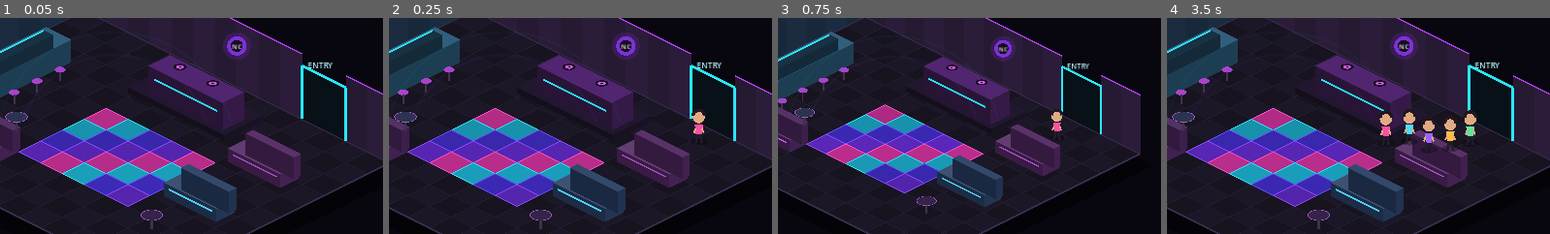
Above: before the commit, frames 1-4 (left to right).
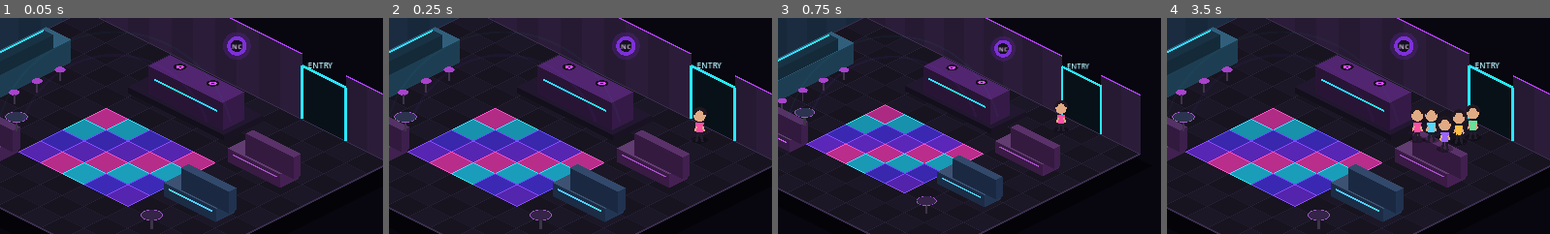
Above: after the commit, the same moments.

Repository: 22crob/Nightclub-City
Game: Godot game, scene res://scenes/main.tscn
Same seed, same stepped clock (60 frames per second), same inputs: the game is played once before the commit and once after it.
Inputs:
- Up to frame 1 (0.05 s): no input
- Up to frame 2 (0.25 s): no input
- Up to frame 3 (0.75 s): click "−" at 0.5 s
- Up to frame 4 (3.5 s): click "+" at 1.25 s; click "DESIGN" at 2 s; click "×" at 2.75 s
The pictures show only the part of the screen within x 34-84%, y 37-87%; the shares and areas given below are measured in that part.

Frame 1 is identical in both runs. In frame 2, 0.1% of the frame differs, in the area x 78-83%, y 42-54%; in frame 3, 0.4%; in frame 4, 2.1%, in the area x 55-82%, y 40-62%.

Commit message:
Add collision-aware tile pathfinding for guests

Diff:
--- a/godot/scripts/main.gd
+++ b/godot/scripts/main.gd
@@ -83,7 +83,7 @@
 ]
 
 func _ready() -> void:
-	print("Nightclub City NPC Behavior v2 loaded.")
+	print("Nightclub City Pathfinding v1 loaded.")
 	zoom_out_button.pressed.connect(_zoom_out)
 	zoom_in_button.pressed.connect(_zoom_in)
 	design_button.pressed.connect(_toggle_design_drawer)
@@ -769,6 +769,8 @@
 			"activity_target": _activity_target(activity, i),
 			"timer": 0.0,
 			"spawn_delay": 0.15 + float(i) * 0.75,
+			"path": [],
+			"path_index": 0,
 			"color": npc_colors[i]
 		}
 		npc_agents.append(agent)
@@ -802,9 +804,9 @@
 		targets.append(Vector2(2.55, 6.0))
 		targets.append(Vector2(2.55, 7.0))
 	else:
-		targets.append(Vector2(9.7, 3.9))
-		targets.append(Vector2(9.8, 6.7))
-		targets.append(Vector2(4.0, 8.1))
+		targets.append(Vector2(9.6, 4.15))
+		targets.append(Vector2(9.7, 7.1))
+		targets.append(Vector2(4.0, 7.45))
 
 	for obj in placed_objects:
 		var kind: String = str(obj["kind"])
@@ -813,7 +815,7 @@
 		elif activity == "bar" and kind == "bar":
 			targets.append(_bar_interaction_point(obj))
 		elif activity == "lounge" and kind == "seat":
-			targets.append(_object_center(obj))
+			targets.append(_seat_interaction_point(obj))
 
 	return targets
 
@@ -837,6 +839,20 @@
 	point.y = clamp(point.y, 0.35, float(CLUB_H) - 0.35)
 	return point
 
+func _seat_interaction_point(obj: Dictionary) -> Vector2:
+	var x: float = float(obj["x"])
+	var y: float = float(obj["y"])
+	var width: float = float(obj["w"])
+	var depth: float = float(obj["d"])
+	var point: Vector2 = Vector2(x + width * 0.5, y + depth + 0.45)
+
+	if point.y >= float(CLUB_H) - 0.15:
+		point.y = y - 0.45
+
+	point.x = clamp(point.x, 0.35, float(CLUB_W) - 0.35)
+	point.y = clamp(point.y, 0.35, float(CLUB_H) - 0.35)
+	return point
+
 func _refresh_npc_targets_after_layout_change() -> void:
 	for i in range(npc_agents.size()):
 		var npc: Dictionary = npc_agents[i]
@@ -846,7 +862,9 @@
 
 		var state: String = str(npc["state"])
 		if state == "walking":
-			npc["target"] = refreshed_target
+			_set_npc_destination(npc, refreshed_target)
+		elif state == "entering" or state == "leaving":
+			_set_npc_destination(npc, npc["target"])
 
 		npc_agents[i] = npc
 
@@ -861,19 +879,19 @@
 			if spawn_delay <= 0.0:
 				npc["state"] = "entering"
 				npc["pos"] = Vector2(11.0, 0.55)
-				npc["target"] = Vector2(10.6, 1.65)
+				_set_npc_destination(npc, Vector2(10.6, 1.65))
 			npc_agents[i] = npc
 			continue
 
 		var state: String = str(npc["state"])
 
 		if state == "entering":
-			if _move_agent_toward(npc, delta):
+			if _move_agent_along_path(npc, delta):
 				npc["state"] = "walking"
-				npc["target"] = npc["activity_target"]
+				_set_npc_destination(npc, npc["activity_target"])
 
 		elif state == "walking":
-			if _move_agent_toward(npc, delta):
+			if _move_agent_along_path(npc, delta):
 				npc["state"] = "activity"
 				npc["timer"] = 4.5 + float(i % 4) * 1.1
 
@@ -881,10 +899,10 @@
 			npc["timer"] = float(npc["timer"]) - delta
 			if float(npc["timer"]) <= 0.0:
 				npc["state"] = "leaving"
-				npc["target"] = Vector2(10.6, 1.65)
+				_set_npc_destination(npc, Vector2(10.6, 1.65))
 
 		elif state == "leaving":
-			if _move_agent_toward(npc, delta):
+			if _move_agent_along_path(npc, delta):
 				npc_cycle_count += 1
 				var next_activity: String = _activity_for_index(i + npc_cycle_count)
 				npc["activity"] = next_activity
@@ -892,18 +910,171 @@
 				npc["state"] = "waiting"
 				npc["pos"] = Vector2(11.0, 0.55)
 				npc["target"] = Vector2(10.6, 1.65)
+				npc["path"] = []
+				npc["path_index"] = 0
 				npc["spawn_delay"] = 2.0 + float(i % 3) * 0.65
 
 		npc_agents[i] = npc
 
-func _move_agent_toward(npc: Dictionary, delta: float) -> bool:
+func _set_npc_destination(npc: Dictionary, target: Vector2) -> void:
+	npc["target"] = target
+	npc["path"] = _find_nav_path(npc["pos"], target)
+	npc["path_index"] = 0
+
+func _move_agent_along_path(npc: Dictionary, delta: float) -> bool:
+	var path: Array = npc["path"]
+	var path_index: int = int(npc["path_index"])
+
+	if path.is_empty():
+		var direct_target: Vector2 = npc["target"]
+		if Vector2(npc["pos"]).distance_to(direct_target) <= 0.08:
+			npc["pos"] = direct_target
+			return true
+		return false
+
+	if path_index >= path.size():
+		npc["pos"] = npc["target"]
+		return true
+
 	var pos: Vector2 = npc["pos"]
-	var target: Vector2 = npc["target"]
+	var next_point: Vector2 = path[path_index]
 	var step: float = NPC_SPEED * delta
 
-	if pos.distance_to(target) <= step:
-		npc["pos"] = target
+	if pos.distance_to(next_point) <= step:
+		npc["pos"] = next_point
+		path_index += 1
+		npc["path_index"] = path_index
+
+		if path_index >= path.size():
+			npc["pos"] = npc["target"]
+			return true
+		return false
+
+	npc["pos"] = pos.move_toward(next_point, step)
+	return false
+
+func _find_nav_path(start_pos: Vector2, target_pos: Vector2) -> Array:
+	var start: Vector2i = _nav_tile_from_position(start_pos)
+	var goal: Vector2i = _nearest_open_nav_tile(_nav_tile_from_position(target_pos))
+
+	if start == goal:
+		return [target_pos]
+
+	var frontier: Array = [start]
+	var frontier_index: int = 0
+	var came_from: Dictionary = {}
+	came_from[start] = start
+	var directions: Array[Vector2i] = [
+		Vector2i(1, 0),
+		Vector2i(-1, 0),
+		Vector2i(0, 1),
+		Vector2i(0, -1)
+	]
+
+	while frontier_index < frontier.size():
+		var current: Vector2i = frontier[frontier_index]
+		frontier_index += 1
+
+		if current == goal:
+			break
+
+		for direction in directions:
+			var next_tile: Vector2i = current + direction
+			if not _is_nav_tile_valid(next_tile):
+				continue
+			if next_tile != goal and _is_nav_tile_blocked(next_tile):
+				continue
+			if came_from.has(next_tile):
+				continue
+
+			came_from[next_tile] = current
+			frontier.append(next_tile)
+
+	if not came_from.has(goal):
+		return []
+
+	var reverse_cells: Array = []
+	var cursor: Vector2i = goal
+
+	while cursor != start:
+		reverse_cells.append(cursor)
+		cursor = came_from[cursor]
+
+	reverse_cells.reverse()
+
+	var path: Array = []
+	for cell in reverse_cells:
+		path.append(Vector2(float(cell.x) + 0.5, float(cell.y) + 0.5))
+
+	if path.is_empty():
+		path.append(target_pos)
+	else:
+		path[path.size() - 1] = target_pos
+
+	return path
+
+func _nav_tile_from_position(pos: Vector2) -> Vector2i:
+	return Vector2i(
+		int(clamp(floor(pos.x), 0.0, float(CLUB_W - 1))),
+		int(clamp(floor(pos.y), 0.0, float(CLUB_H - 1)))
+	)
+
+func _nearest_open_nav_tile(origin: Vector2i) -> Vector2i:
+	if _is_nav_tile_valid(origin) and not _is_nav_tile_blocked(origin):
+		return origin
+
+	for radius in range(1, 5):
+		for y_offset in range(-radius, radius + 1):
+			for x_offset in range(-radius, radius + 1):
+				if abs(x_offset) != radius and abs(y_offset) != radius:
+					continue
+				var candidate: Vector2i = origin + Vector2i(x_offset, y_offset)
+				if _is_nav_tile_valid(candidate) and not _is_nav_tile_blocked(candidate):
+					return candidate
+
+	return origin
+
+func _is_nav_tile_valid(tile: Vector2i) -> bool:
+	return tile.x >= 0 and tile.y >= 0 and tile.x < CLUB_W and tile.y < CLUB_H
+
+func _is_nav_tile_blocked(tile: Vector2i) -> bool:
+	if _is_static_nav_blocked(tile):
 		return true
 
-	npc["pos"] = pos.move_toward(target, step)
+	for obj in placed_objects:
+		var kind: String = str(obj["kind"])
+		if kind == "dance":
+			continue
+
+		var ox: int = int(obj["x"])
+		var oy: int = int(obj["y"])
+		var ow: int = int(obj["w"])
+		var od: int = int(obj["d"])
+
+		if tile.x >= ox and tile.x < ox + ow and tile.y >= oy and tile.y < oy + od:
+			return true
+
 	return false
+
+func _is_static_nav_blocked(tile: Vector2i) -> bool:
+	# Starter bar.
+	if tile.x >= 0 and tile.x <= 1 and tile.y >= 2 and tile.y <= 7:
+		return true
+
+	# Starter DJ booth.
+	if tile.x >= 5 and tile.x <= 8 and tile.y >= 1 and tile.y <= 2:
+		return true
+
+	# Starter lounge booths.
+	if tile.x >= 10 and tile.x <= 12 and tile.y >= 2 and tile.y <= 3:
+		return true
+	if tile.x >= 10 and tile.x <= 12 and tile.y >= 5 and tile.y <= 6:
+		return true
+	if tile.x >= 2 and tile.x <= 4 and tile.y == 8:
+		return true
+
+	# Starter cocktail tables.
+	if tile == Vector2i(11, 8) or tile == Vector2i(3, 6):
+		return true
+
+	return false
